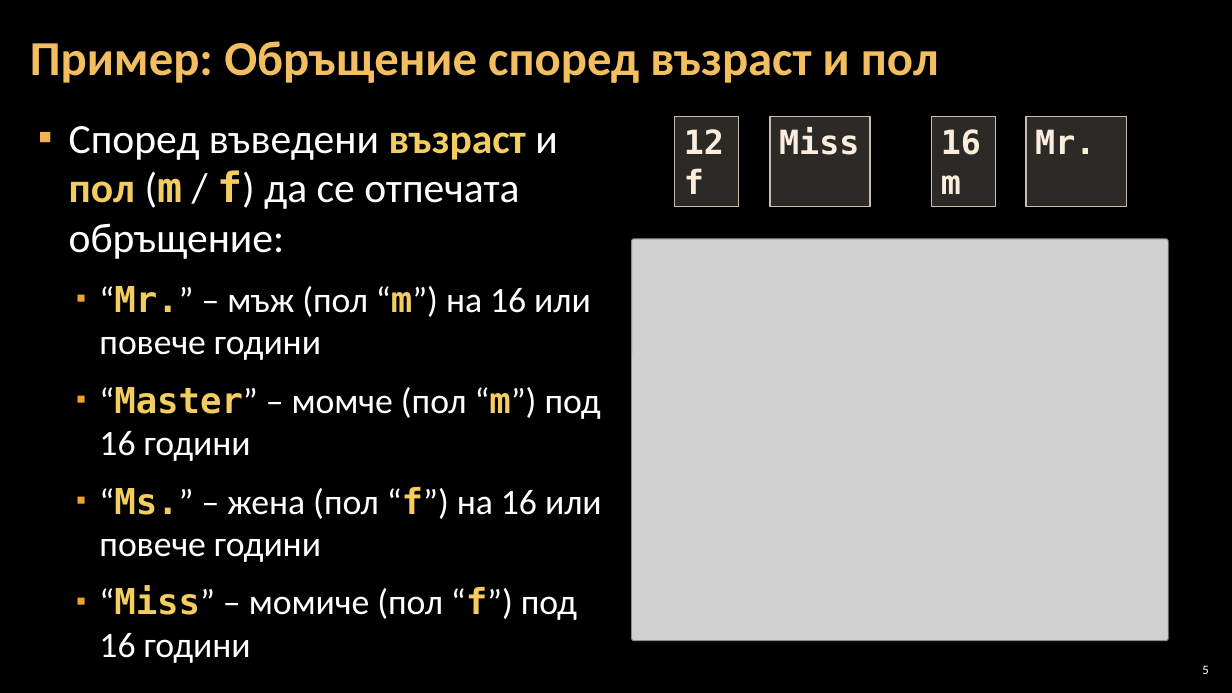
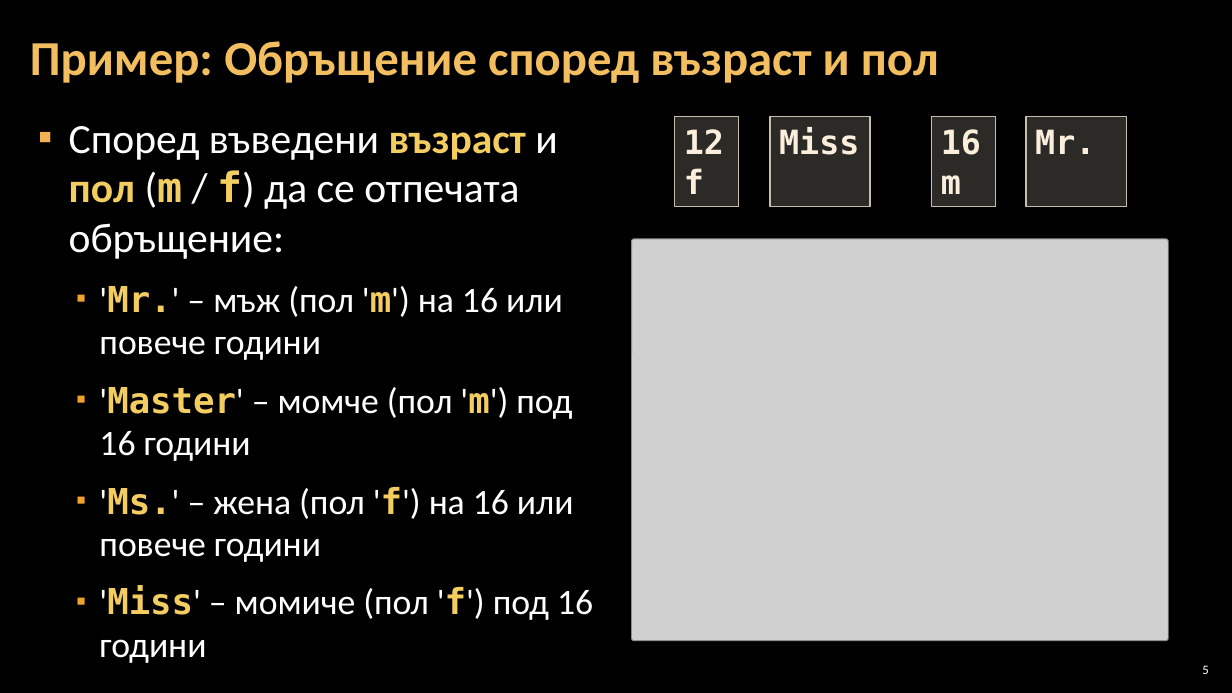
Before and after one commit to Software-University/Python-Basics, a slide deck: slide 5 of 4. Complex-Conditions/4. Complex-Conditions.pptx. Drawn at 1232x693 pixels with LibreOffice and Linux fonts; fonts in the diff are those of the drawing; grey boxes stand for pictures; background and template pictures are left out. Boxes give left, top, right and bottom in pixels: in the first picture for what was removed or moved away, otherwise in the second. Text is boxed around its words. In the diff, an @@ line names an element or a change of style, - is before the commit and + after.

```diff
--- a/4. Complex-Conditions/4. Complex-Conditions.pptx
+++ b/4. Complex-Conditions/4. Complex-Conditions.pptx
@@ text at (x1=99, y1=286, x2=593, y2=663): text changed @@
-  ▪ “Mr.” – мъж (пол “m”) на 16 или повече години
-  ▪ “Master” – момче (пол “m”) под 16 години
-  ▪ “Ms.” – жена (пол “f”) на 16 или повече години
-  ▪ “Miss” – момиче (пол “f”) под 16 години
+  ▪ 'Mr.' – мъж (пол 'm') на 16 или повече години
+  ▪ 'Master' – момче (пол 'm') под 16 години
+  ▪ 'Ms.' – жена (пол 'f') на 16 или повече години
+  ▪ 'Miss' – момиче (пол 'f') под 16 години
```
Also in this commit, not shown: 18 other slides changed, 13 other files.
